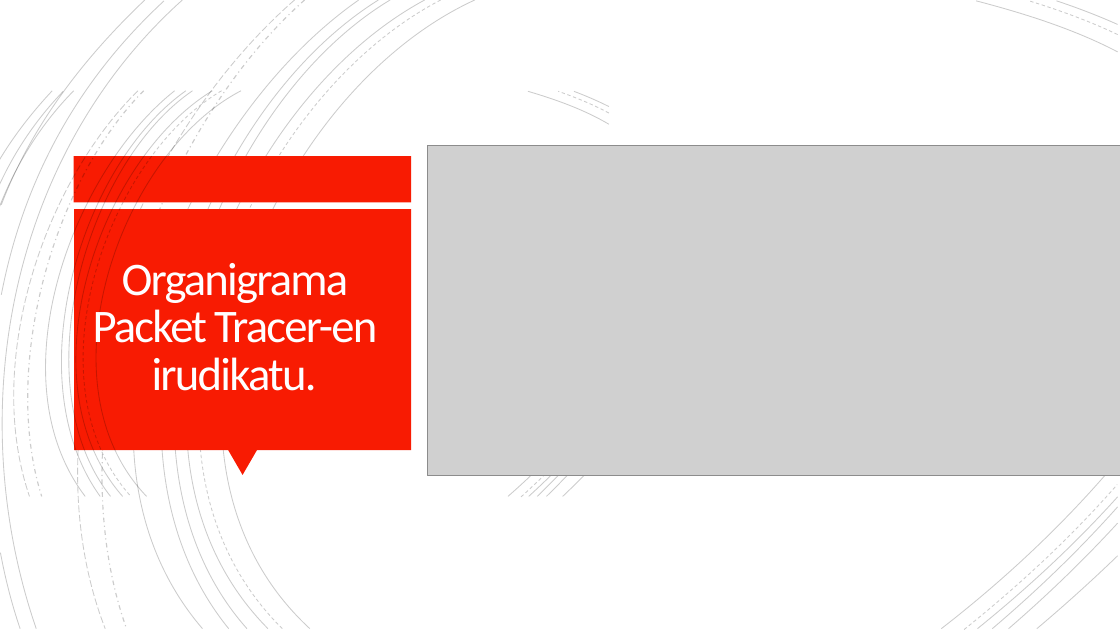
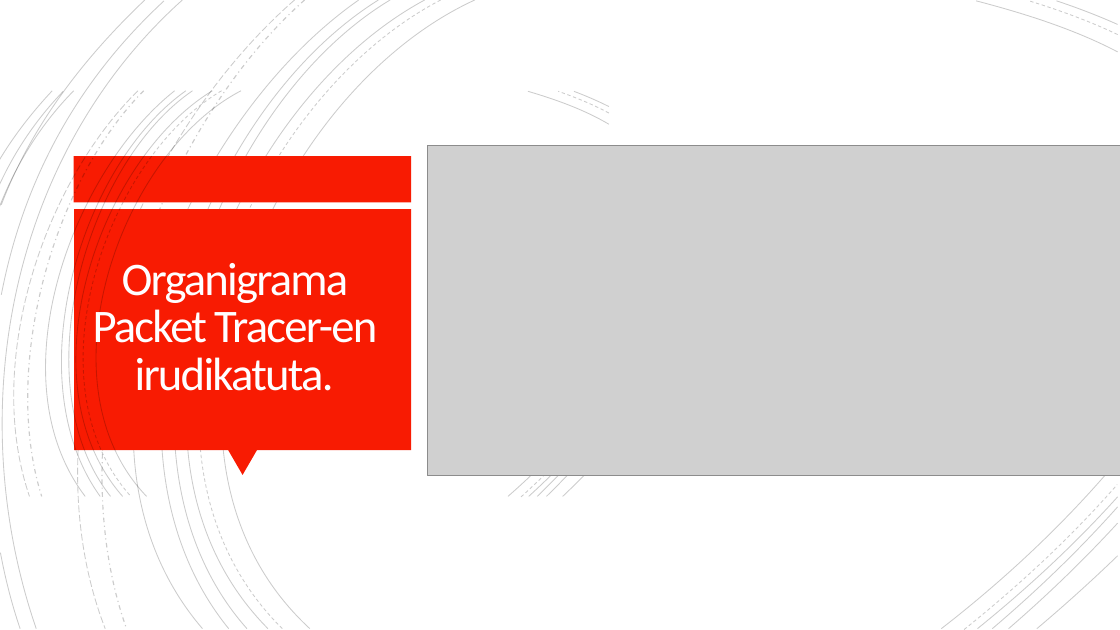
Before and after one commit to OceansForce/Erronka_5_Taldea, a slide deck: slide 8 of Aurkezpena/AurkezpenaTaldea5.pptx (slide 7 before the commit). Drawn at 1120x630 pixels with LibreOffice and Linux fonts; fonts in the diff are those of the drawing; grey boxes stand for pictures; background and template pictures are left out. Boxes give left, top, right and bottom in pixels: in the first picture for what was removed or moved away, otherwise in the second. Text is boxed around its words. In the diff, an @@ line names an element or a change of style, - is before the commit and + after.

```diff
--- a/Aurkezpena/AurkezpenaTaldea5.pptx
+++ b/Aurkezpena/AurkezpenaTaldea5.pptx
@@ title at [93, 263, 377, 391]: text changed @@
-Organigrama Packet Tracer-en irudikatu.
+Organigrama Packet Tracer-en irudikatuta.
```
Also in this commit, not shown: 3 slides added, 1 slide removed, 4 other files.
